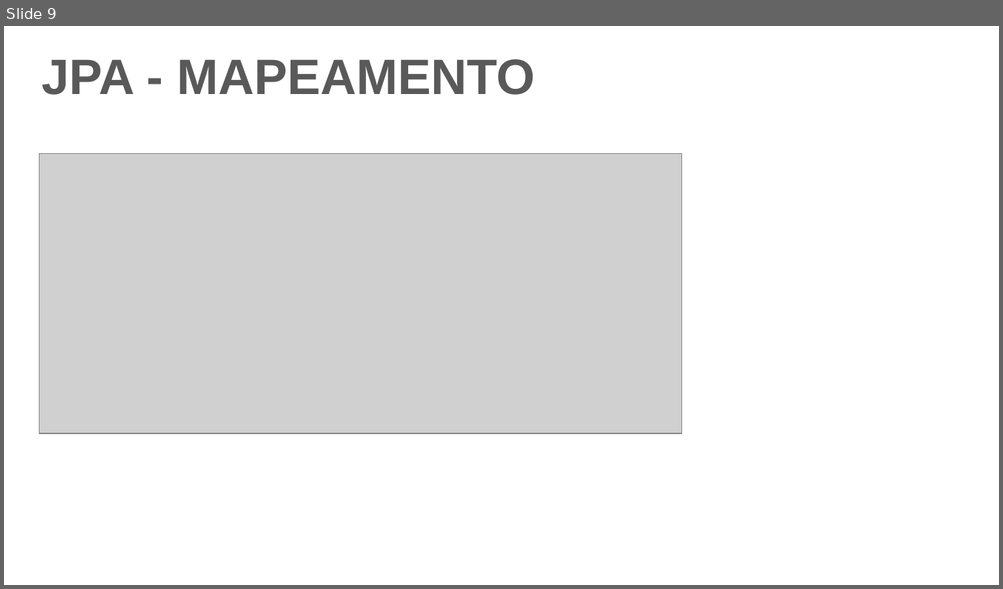
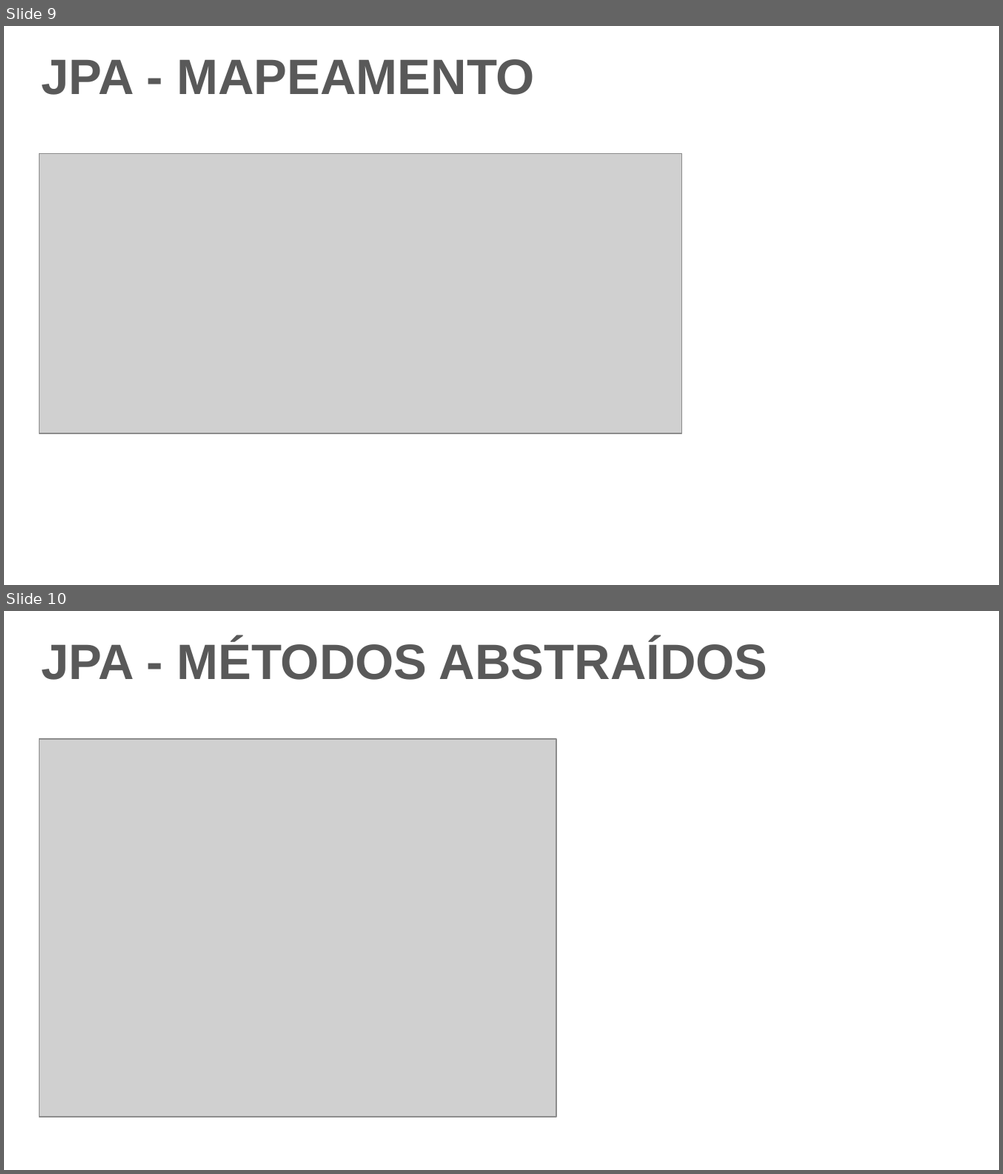
Before and after one commit to DeehSlash/apresentacao-jpa, a slide deck: Apresentação.pptx. Shown one above the other, each under a label of ours: slide 9 before the commit, slides 9 and 10 after it. The pictures are 1003x589 and 1003x1174 pixels, drawn with LibreOffice and Linux fonts; fonts in the diff are those of the drawing; grey boxes stand for pictures; background and template pictures are left out. Boxes give left, top, right and bottom in pixels: in the first picture for what was removed or moved away, otherwise in the second. Text is boxed around its words. In the diff, an @@ line names an element or a change of style, - is before the commit and + after.

Commit message:
Slide 'Métodos Abstraidos' com printscreen

```diff
--- a/Apresentação.pptx
+++ b/Apresentação.pptx
@@ slide 10 added at [4,611,999,1170], background picture (left out) @@
@@ text added at [42,639,768,680], 36 pt, text #595959, bold @@
+JPA - MÉTODOS ABSTRAÍDOS
@@ picture added at [39,739,556,1117] @@
```
